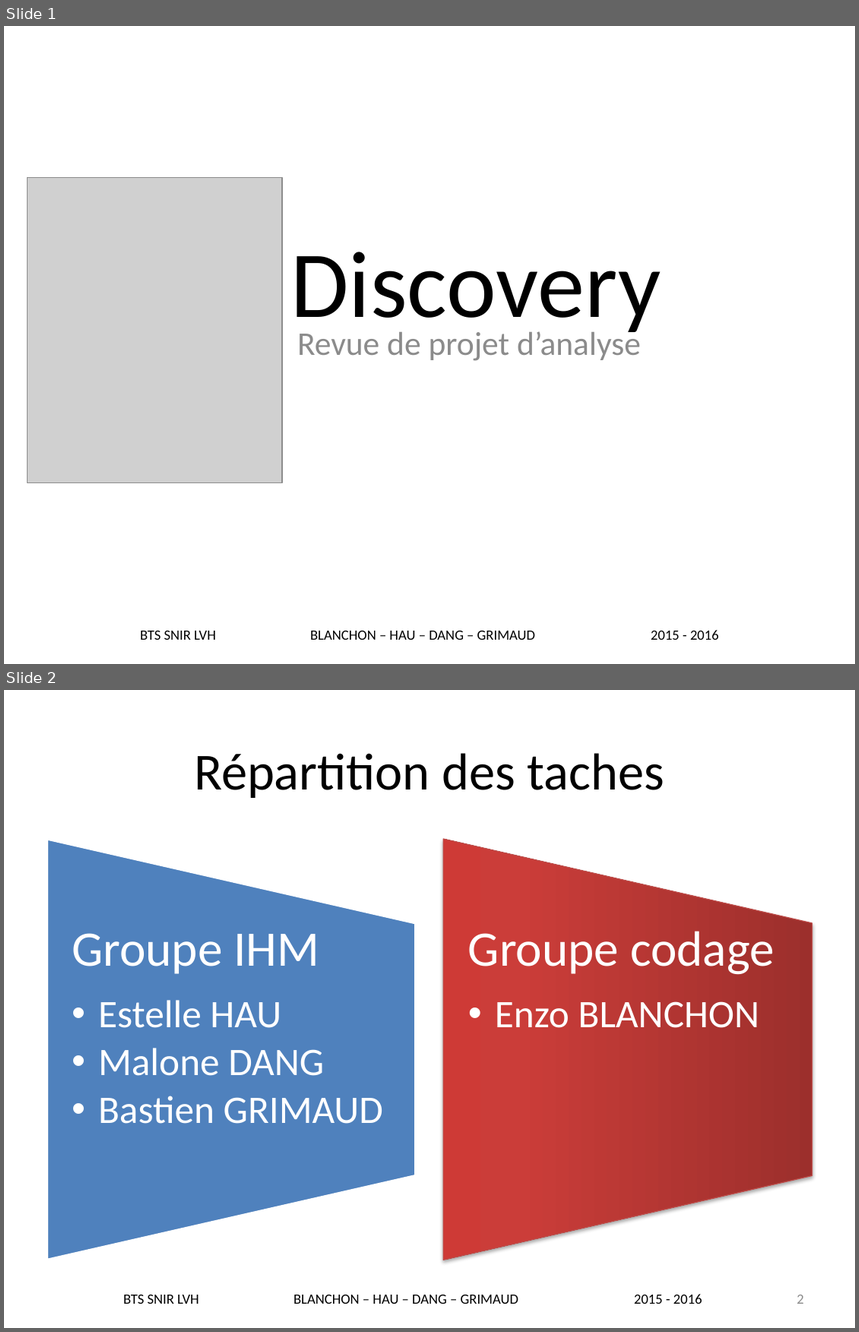
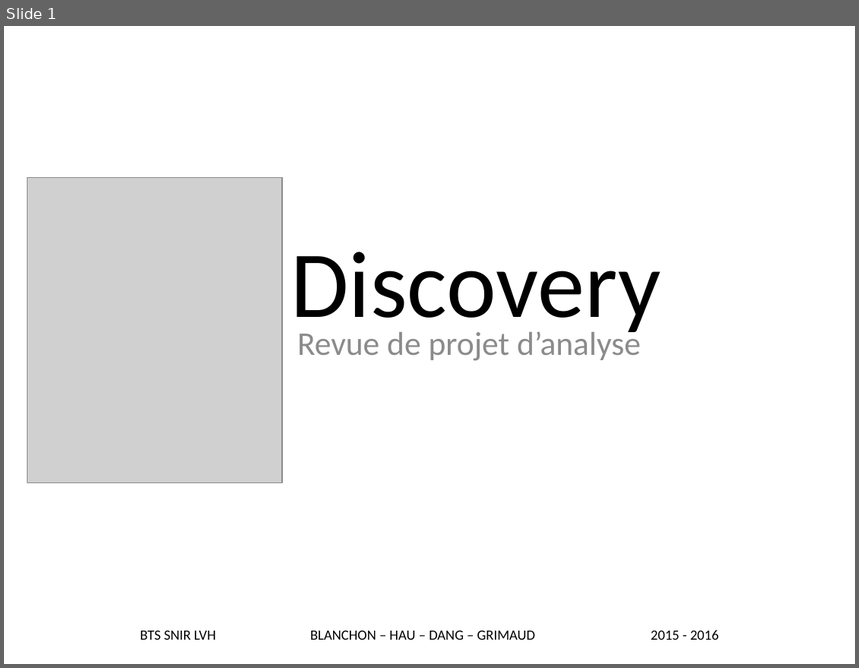
Before and after one commit to jpdms/snDiscovery, a slide deck: Documentation/Revue 1 - Individuel - BLANCHON.pptx. Shown one above the other, each under a label of ours: slides 1 and 2 before the commit, slide 1 after it. The pictures are 859x1332 and 859x668 pixels, drawn with LibreOffice and Linux fonts; fonts in the diff are those of the drawing; grey boxes stand for pictures; background and template pictures are left out. Boxes give left, top, right and bottom in pixels: in the first picture for what was removed or moved away, otherwise in the second. Text is boxed around its words. In the diff, an @@ line names an element or a change of style, - is before the commit and + after.

```diff
--- a/Documentation/Revue 1 - Individuel - BLANCHON.pptx
+++ b/Documentation/Revue 1 - Individuel - BLANCHON.pptx
@@ slide 2 removed at bbox=[4, 690, 855, 1328], background #FFFFFF @@
@@ title removed at bbox=[194, 753, 664, 798] @@
-Répartition des taches
@@ group removed at bbox=[47, 839, 812, 1260]: 2 flow chart manual operations, 2 texts @@
-Groupe IHM
-  •• Estelle HAU
-  •• Malone DANG
-  •• Bastien GRIMAUD
-Groupe codage
-  •• Enzo BLANCHON
@@ text removed at bbox=[123, 1294, 702, 1304] @@
-BTS SNIR LVH BLANCHON – HAU – DANG – GRIMAUD 2015 - 2016
@@ page number removed at bbox=[797, 1295, 804, 1304] @@
-2
```
Also in this commit, not shown: 1 slide changed, 18 other slides removed, 17 other files.
